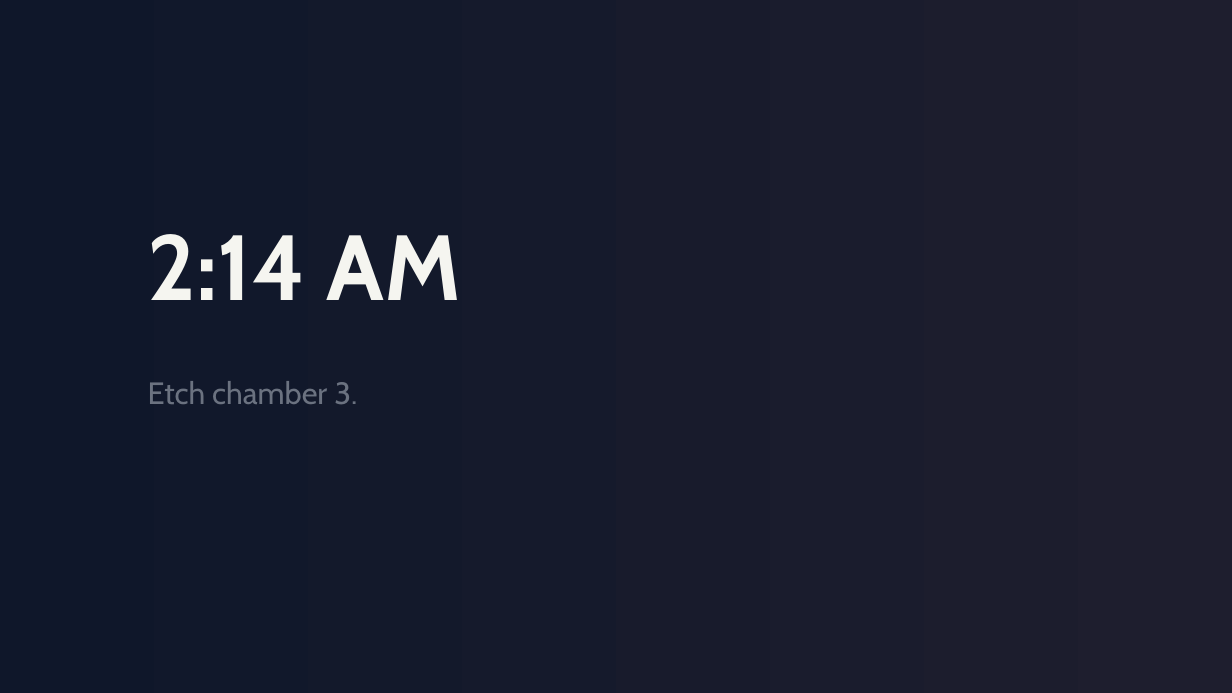
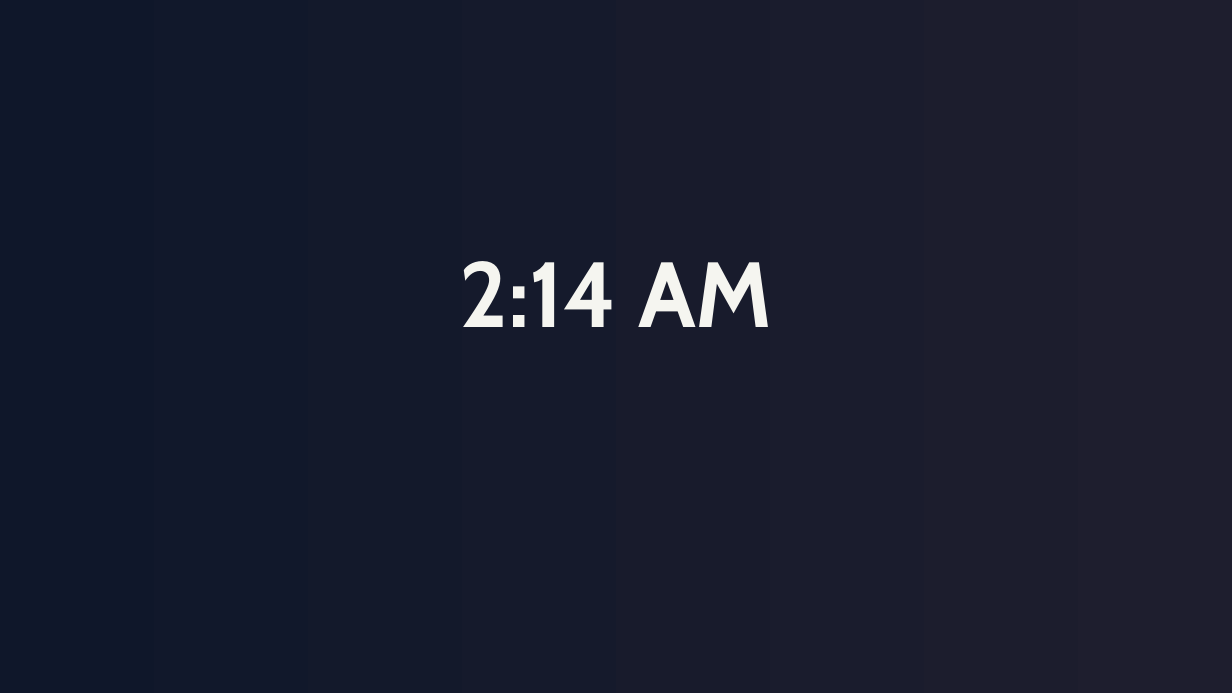
Before and after one commit to Anthony50102/MicroUSPresentation, a slide deck: slide 6 of presentation/presentation-v4-gradient-noir.pptx. Drawn at 1232x693 pixels with LibreOffice and Linux fonts; fonts in the diff are those of the drawing. Boxes give left, top, right and bottom in pixels: in the first picture for what was removed or moved away, otherwise in the second. Text is boxed around its words. In the diff, an @@ line names an element or a change of style, - is before the commit and + after.

```diff
--- a/presentation/presentation-v4-gradient-noir.pptx
+++ b/presentation/presentation-v4-gradient-noir.pptx
@@ text "2:14 AM": place and size @@
-text "2:14 AM" at box(148, 234, 462, 300)
+text "2:14 AM" at box(459, 261, 773, 327)
@@ text "2:14 AM" at box(459, 261, 773, 327): alignment left to centre @@
@@ text removed at box(148, 381, 357, 404) @@
-Etch chamber 3.
```
Also in this commit, not shown: 2 other files.
